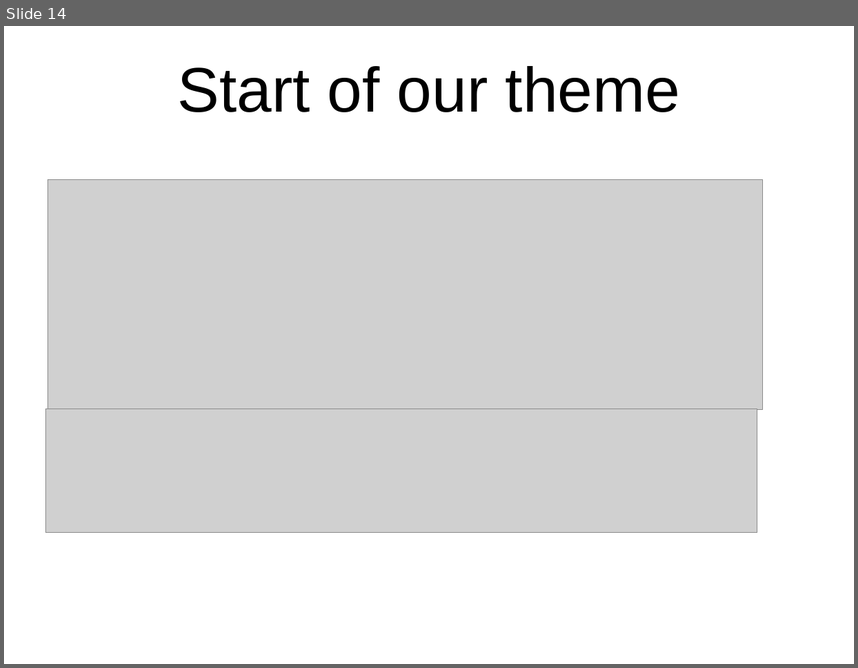
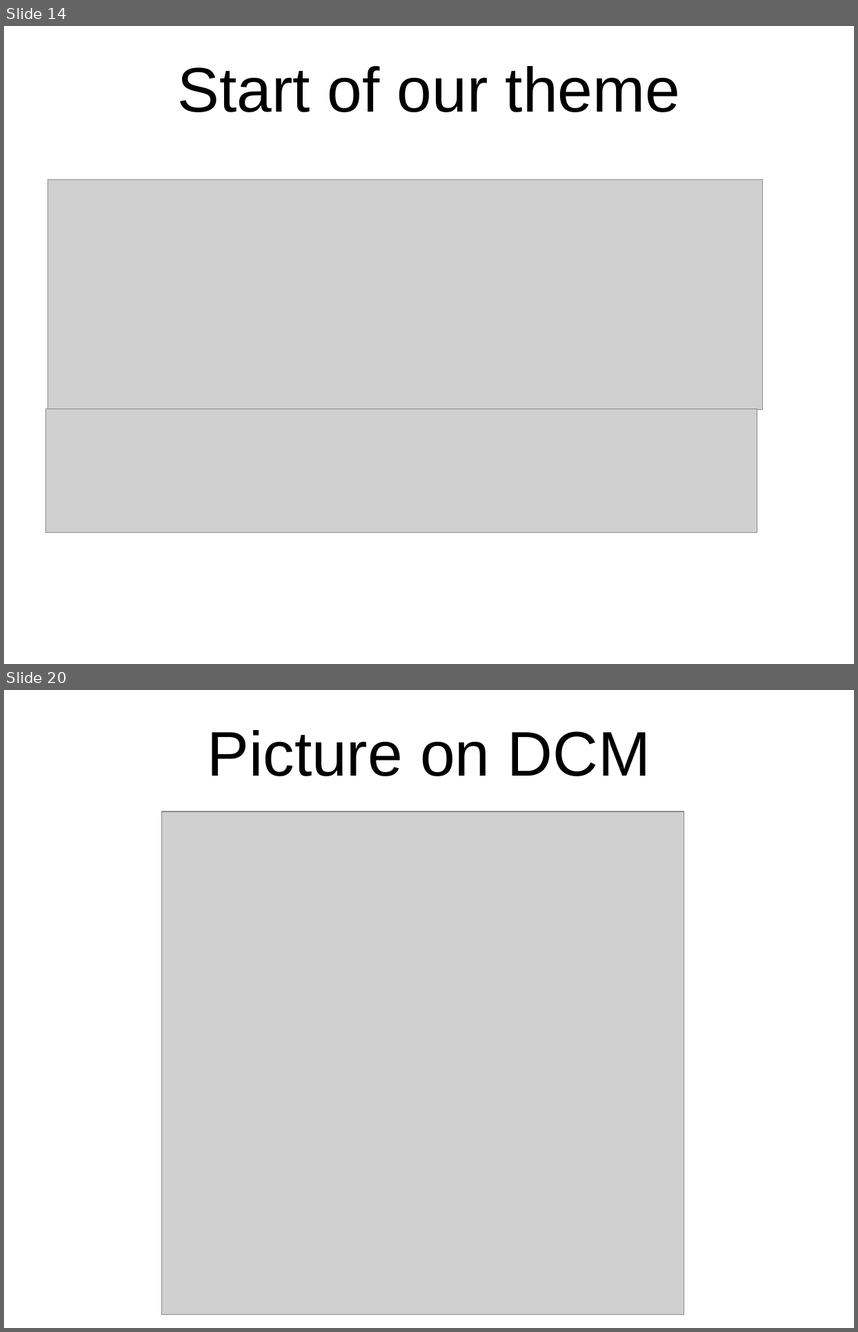
Before and after one commit to sushanthk15/JournalClub2, a slide deck: Review Presentation.odp. Shown one above the other, each under a label of ours: slide 14 before the commit, slides 14 and 20 after it; the slides between them are not shown. The pictures are 858x668 and 858x1332 pixels, drawn with LibreOffice and Linux fonts; fonts in the diff are those of the drawing; grey boxes stand for pictures; background and template pictures are left out. Boxes give left, top, right and bottom in pixels: in the first picture for what was removed or moved away, otherwise in the second. Text is boxed around its words. In the diff, an @@ line names an element or a change of style, - is before the commit and + after.

```diff
--- a/Review Presentation.odp
+++ b/Review Presentation.odp
@@ slide 20 added at box(4, 690, 854, 1328), background picture (left out) @@
@@ title added at box(208, 730, 651, 776), 58.7 pt, text #000000 @@
+Picture on DCM
@@ picture added at box(161, 811, 684, 1314) @@
```
Also in this commit, not shown: 1 slide changed, 6 other slides added, 1 slide removed, 3 other files.
